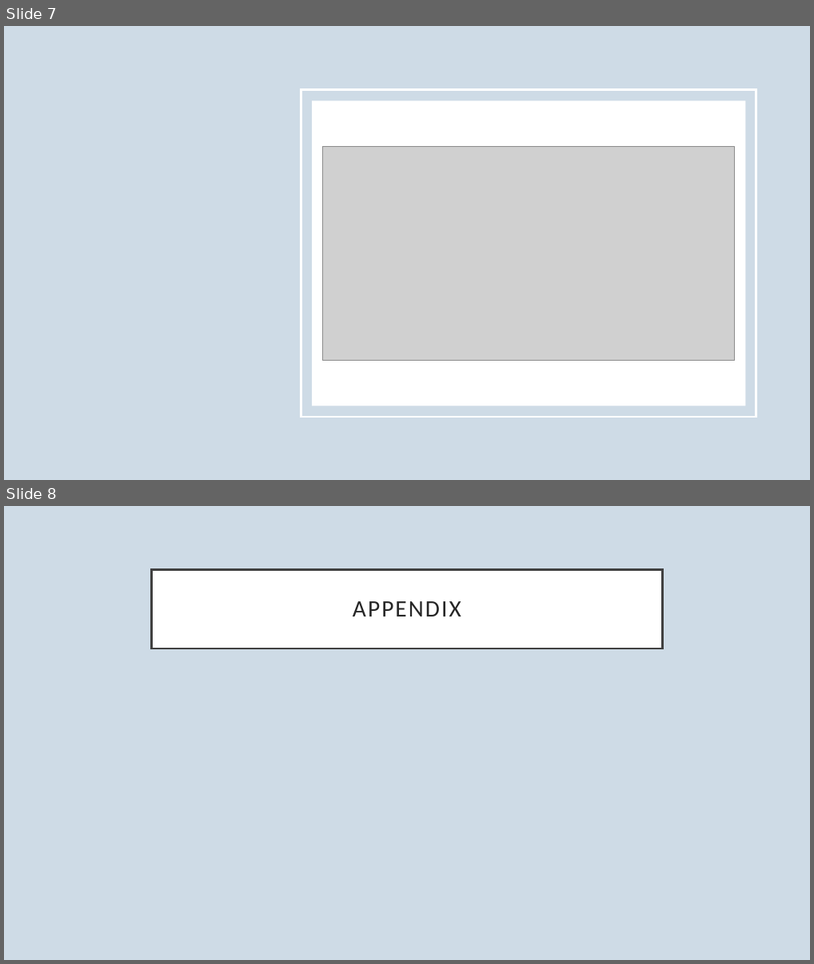
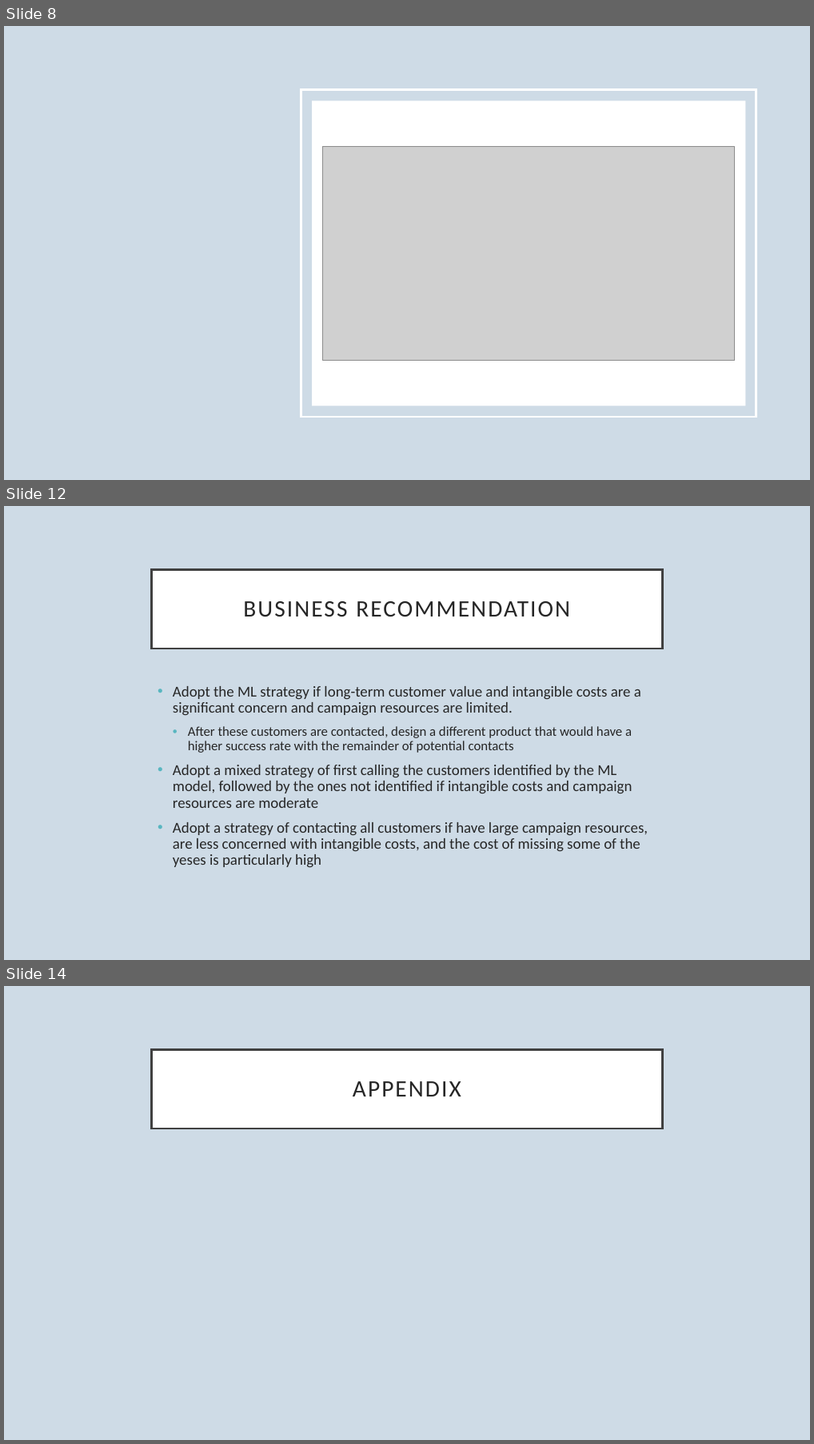
Before and after one commit to dapopov-st/bank-marketing-predicting-term-deposit-subscription, a slide deck: BankMarketing.pptx. Shown one above the other, each under a label of ours: slides 7 and 8 before the commit, slides 8, 12 and 14 after it; the slides between them are not shown. The pictures are 814x964 and 814x1444 pixels, drawn with LibreOffice and Linux fonts; fonts in the diff are those of the drawing; grey boxes stand for pictures. Boxes give left, top, right and bottom in pixels: in the first picture for what was removed or moved away, otherwise in the second. Text is boxed around its words. In the diff, an @@ line names an element or a change of style, - is before the commit and + after.

Commit message:
add model with visualizations

```diff
--- a/BankMarketing.pptx
+++ b/BankMarketing.pptx
@@ slide 12 added at [4, 506, 810, 960], background #CEDBE6 @@
@@ title added at [152, 569, 662, 648], fill #FFFFFF, outline #404040 2.5 pt, 28 pt, text #262626 @@
+BUSINESS RECOMMENDATION
@@ text added at [173, 686, 648, 868], 18 pt, text #262626 @@
+• Adopt the ML strategy if long-term customer value and intangible costs are a significant concern and campaign resources are limited.
+  • After these customers are contacted, design a different product that would have a higher success rate with the remainder of potential contacts
+• Adopt a mixed strategy of first calling the customers identified by the ML model, followed by the ones not identified if intangible costs and campaign resources are moderate
+• Adopt a strategy of contacting all customers if have large campaign resources, are less concerned with intangible costs, and the cost of missing some of the yeses is particularly high
@@ what was slide 7 is now slide 8 @@
@@ what was slide 8 is now slide 14 @@
```
Also in this commit, not shown: 5 slides changed, 16 other slides added, 1 slide removed, 1 other file.
